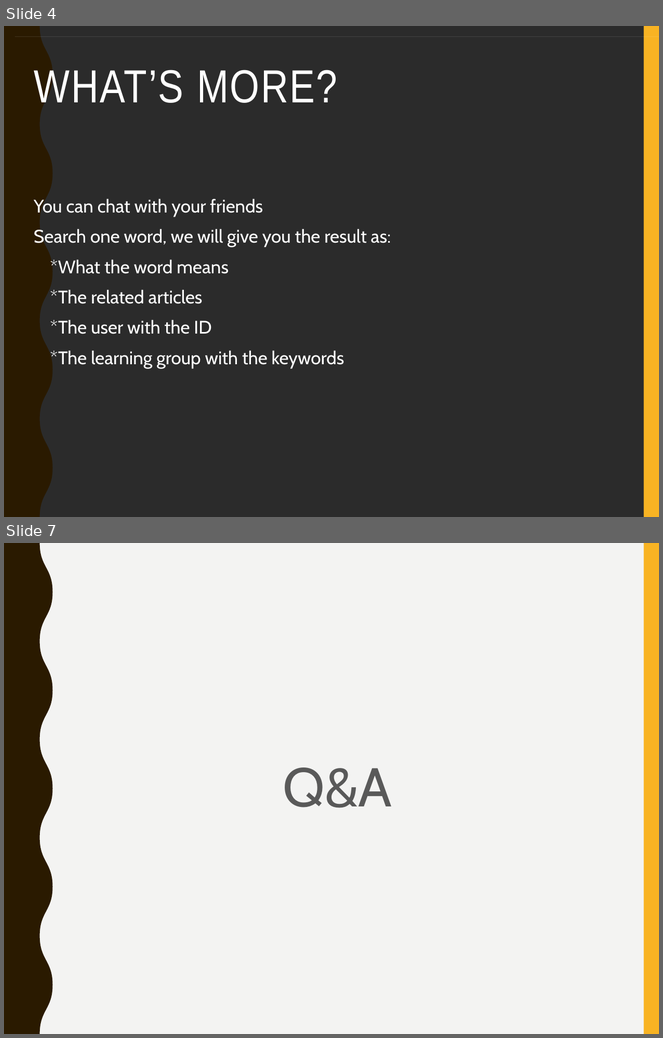
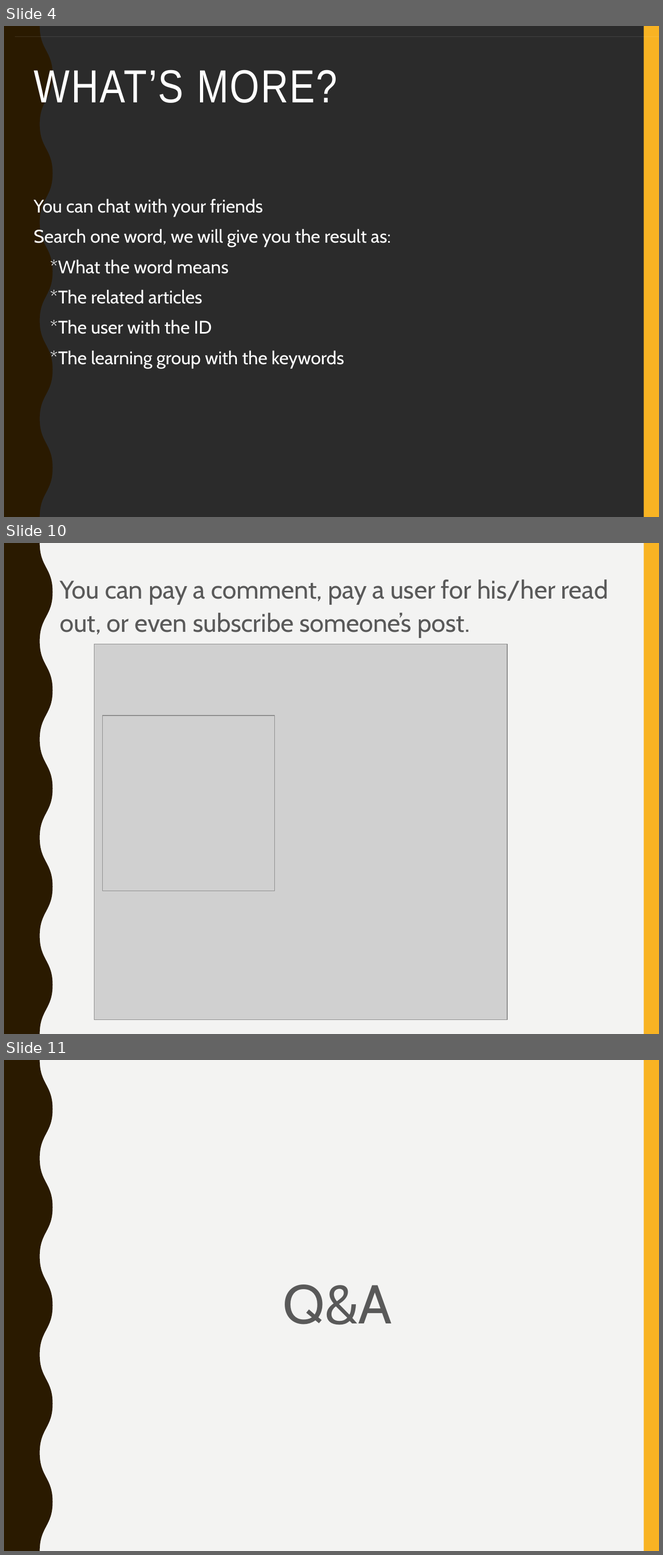
Before and after one commit to LockeyCheng/LockeyCheng.github.io, a slide deck: EasyReadingIntro.pptx. Shown one above the other, each under a label of ours: slides 4 and 7 before the commit, slides 4, 10 and 11 after it; the slides between them are not shown. The pictures are 663x1038 and 663x1555 pixels, drawn with LibreOffice and Linux fonts; fonts in the diff are those of the drawing; grey boxes stand for pictures; background and template pictures are left out; a plain dark background stands for a picture behind light text. Boxes give left, top, right and bottom in pixels: in the first picture for what was removed or moved away, otherwise in the second. Text is boxed around its words. In the diff, an @@ line names an element or a change of style, - is before the commit and + after.

```diff
--- a/EasyReadingIntro.pptx
+++ b/EasyReadingIntro.pptx
@@ slide 10 added at <box>4,543,659,1034</box>, background #F3F3F2; not listed: 2 template elements that a slide beside it also shows @@
@@ text added at <box>60,579,609,638</box>, 28 pt, text #595959 @@
+• You can pay a comment, pay a user for his/her read out, or even subscribe someone’s post.
@@ picture added at <box>94,644,508,1021</box> @@
@@ picture added at <box>102,716,274,891</box> @@
@@ what was slide 7 is now slide 11 @@
```
Also in this commit, not shown: 4 slides changed, 3 other slides added, 1 other file.
